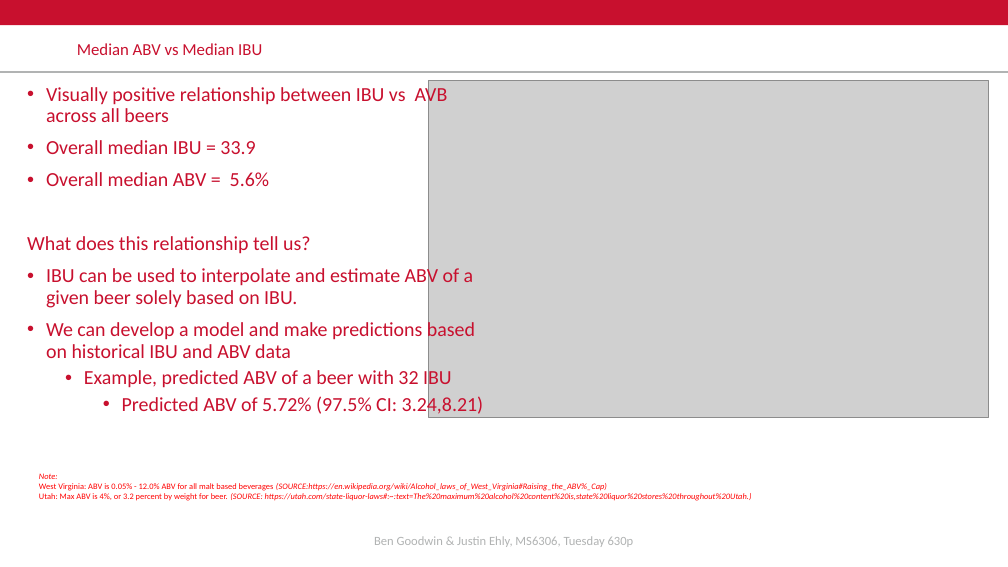
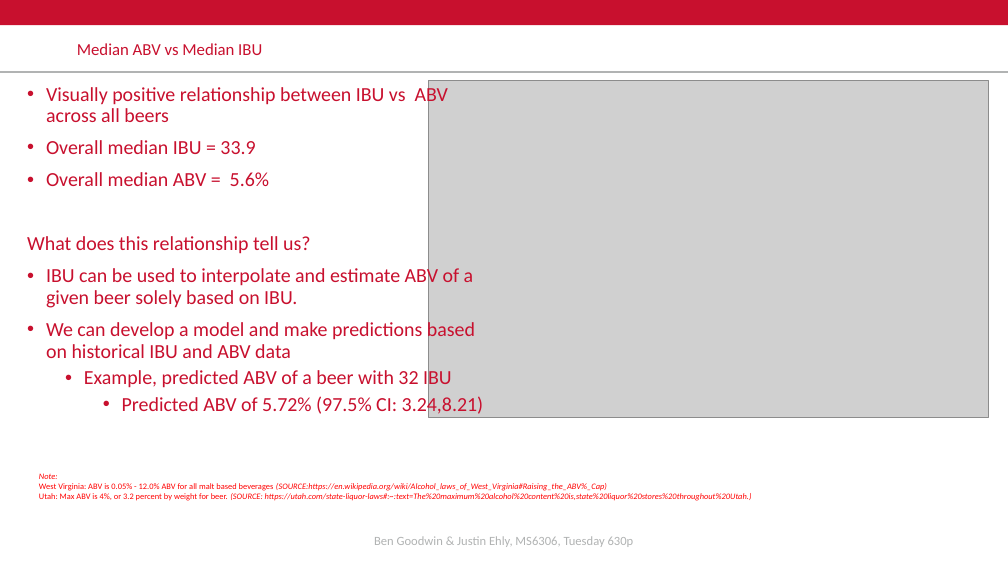
Before and after one commit to bgoodwinSMU/MSDS6306, a slide deck: slide 8 of CaseStudy1/project_files/Budweiser Case Study_tuesday_draft.pptx. Drawn at 1008x567 pixels with LibreOffice and Linux fonts; fonts in the diff are those of the drawing; grey boxes stand for pictures; background and template pictures are left out. Boxes give left, top, right and bottom in pixels: in the first picture for what was removed or moved away, otherwise in the second. Text is boxed around its words. In the diff, an @@ line names an element or a change of style, - is before the commit and + after.

```diff
--- a/CaseStudy1/project_files/Budweiser Case Study_tuesday_draft.pptx
+++ b/CaseStudy1/project_files/Budweiser Case Study_tuesday_draft.pptx
@@ text at box(46, 84, 448, 122): text changed @@
-• Visually positive relationship between IBU vs AVB across all beers
+• Visually positive relationship between IBU vs ABV across all beers
```
Also in this commit, not shown: 3 slides removed.
